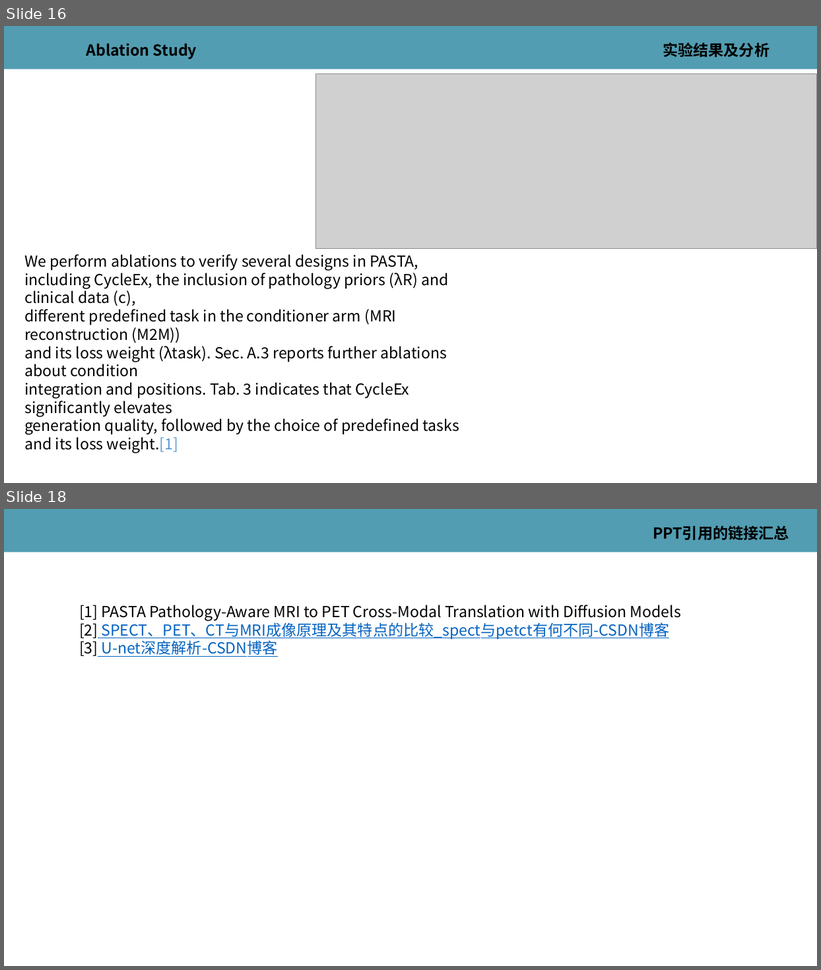
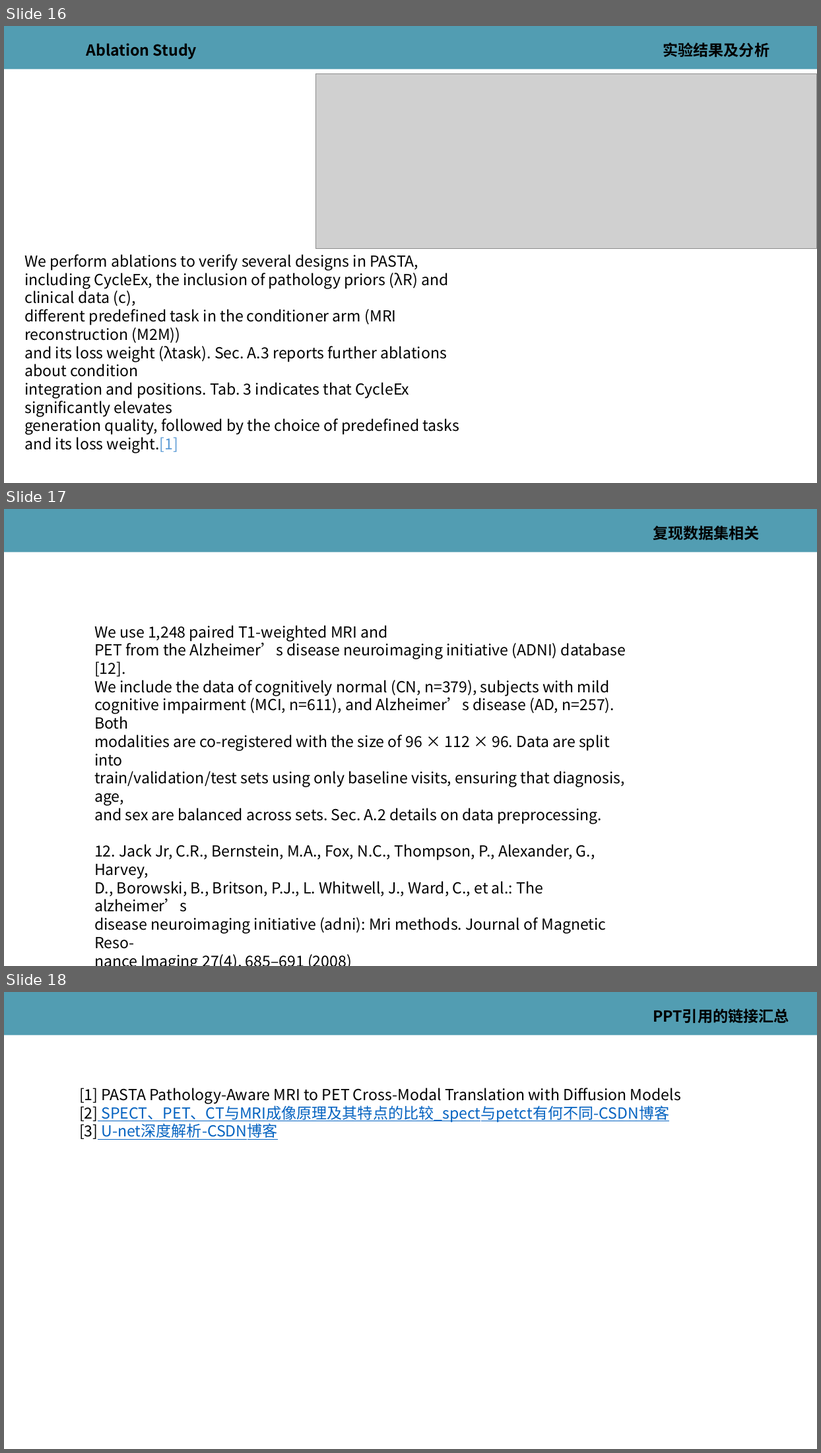
Before and after one commit to jjjackying/The-MRI-PET-, a slide deck: PASTA.pptx. Shown one above the other, each under a label of ours: slides 16 and 18 before the commit, slides 16, 17 and 18 after it; the slides between them are not shown. The pictures are 821x970 and 821x1453 pixels, drawn with LibreOffice and Linux fonts; fonts in the diff are those of the drawing; grey boxes stand for pictures; background and template pictures are left out. Boxes give left, top, right and bottom in pixels: in the first picture for what was removed or moved away, otherwise in the second. Text is boxed around its words. In the diff, an @@ line names an element or a change of style, - is before the commit and + after.

```diff
--- a/PASTA.pptx
+++ b/PASTA.pptx
@@ slide 17 added at bbox=[4, 509, 817, 966], background #FFFFFF; not listed: 1 template element that a slide beside it also shows @@
@@ text added at bbox=[653, 525, 760, 540], 18 pt, text #000000, bold @@
+复现数据集相关
@@ text added at bbox=[94, 625, 626, 949], 18 pt, text #000000 @@
+We use 1,248 paired T1-weighted MRI and
+PET from the Alzheimer’s disease neuroimaging initiative (ADNI) database [12].
+We include the data of cognitively normal (CN, n=379), subjects with mild
+cognitive impairment (MCI, n=611), and Alzheimer’s disease (AD, n=257). Both
+modalities are co-registered with the size of 96 × 112 × 96. Data are split into
+train/validation/test sets using only baseline visits, ensuring that diagnosis, age,
+and sex are balanced across sets. Sec. A.2 details on data preprocessing.
+12. Jack Jr, C.R., Bernstein, M.A., Fox, N.C., Thompson, P., Alexander, G., Harvey,
+D., Borowski, B., Britson, P.J., L. Whitwell, J., Ward, C., et al.: The alzheimer’s
+disease neuroimaging initiative (adni): Mri methods. Journal of Magnetic Reso-
+nance Imaging 27(4), 685–691 (2008)
```
Also in this commit, not shown: 1 slide removed.
